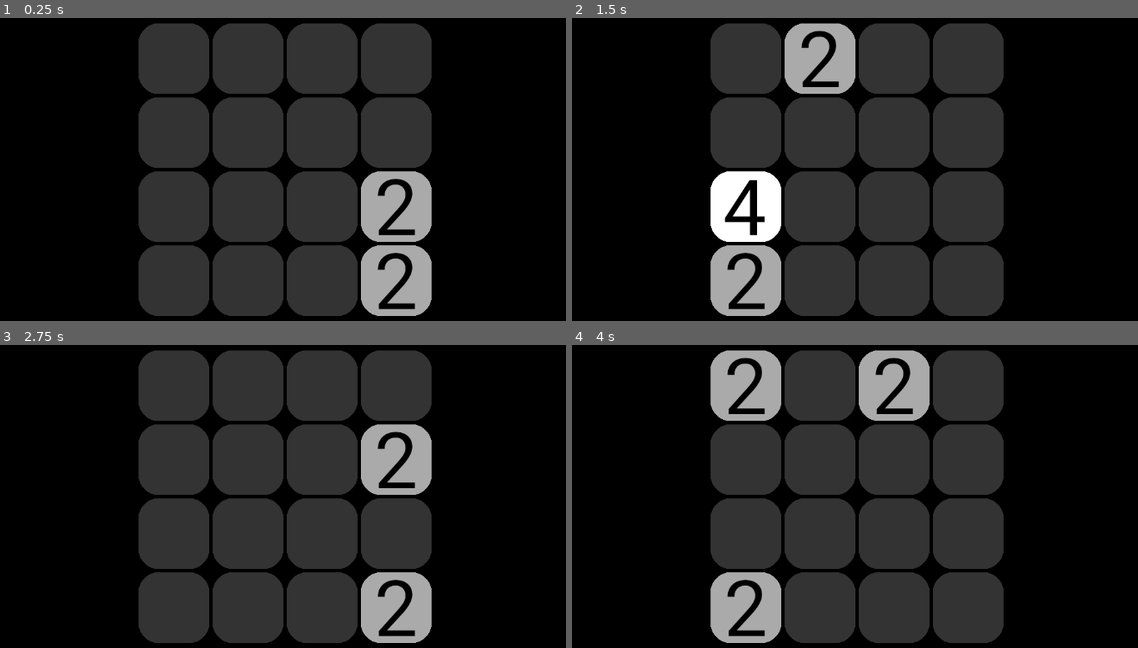
Above: before the commit, frames 1-4 (two rows, left to right).
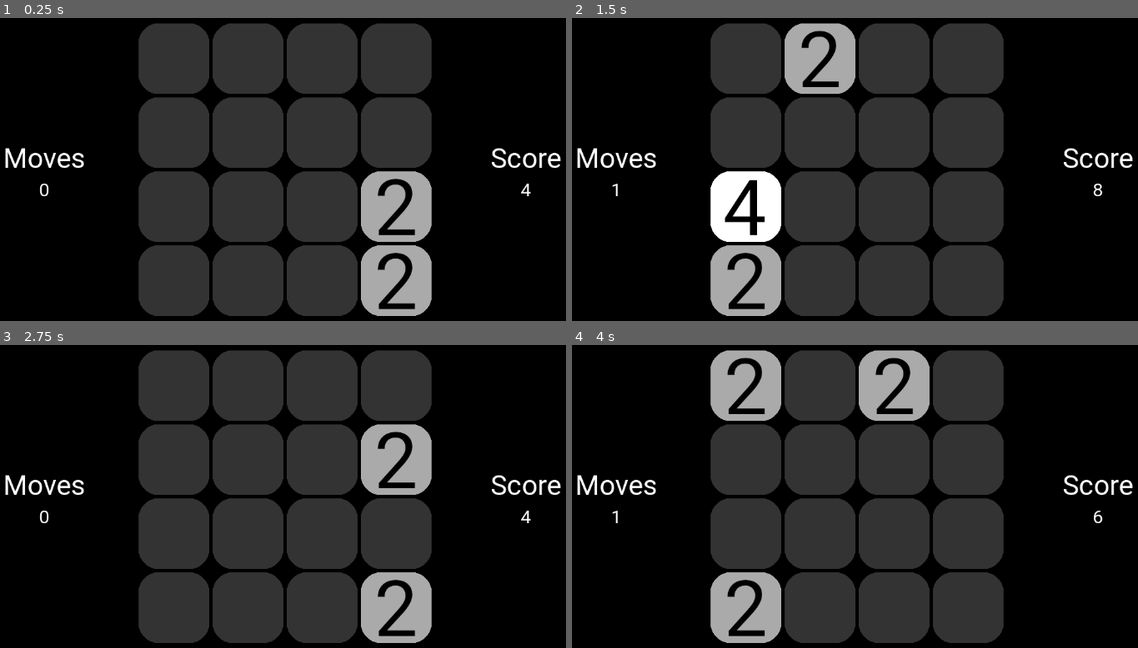
Above: after the commit, the same moments.

Repository: hjk321/Neon2048
Game: Godot game, scene res://classic.tscn
Same seed, same stepped clock (60 frames per second), same inputs: the game is played once before the commit and once after it. Before the commit the project starts from res://main.tscn.
Inputs:
- Up to frame 1 (0.25 s): no input
- Up to frame 2 (1.5 s): tap Enter at 0.5 s; hold Right (right) 0.53-1.28 s; tap Space (restart) at 1.25 s; hold Down (down) from 1.28 s (still down)
- Up to frame 3 (2.75 s): tap Space (restart) at 2 s; release Down (down) at 2.03 s; hold Right (right) from 2.03 s (still down)
- Up to frame 4 (4 s): tap Space (restart) at 2.75, 3.5 s; release Right (right) at 2.78 s; hold Up (up) 2.78-3.53 s; hold Left (left) from 3.53 s (still down)

The runs differ from the first frame. In frame 1, 0.8% of the frame differs, in the area x 0-100%, y 42-59%; in frame 2, 0.8%; in frame 3, 0.8%; in frame 4, 0.8%.

Commit message:
Moves and score

Diff:
--- a/main.tscn
+++ b/classic.tscn
@@ -1,78 +1,78 @@
 [gd_scene load_steps=4 format=3 uid="uid://bpglm2eccoxrv"]
 
-[ext_resource type="Texture2D" uid="uid://bory12xqo580j" path="res://background.png" id="1_1wwn0"]
-[ext_resource type="Script" path="res://main.gd" id="1_o7in0"]
-[ext_resource type="Theme" uid="uid://d0x4mvm3b6x8u" path="res://roboto.tres" id="3_dafqd"]
+[ext_resource type="Script" path="res://main.gd" id="1_m0c0g"]
+[ext_resource type="Texture2D" uid="uid://bory12xqo580j" path="res://background.png" id="2_ahv5t"]
+[ext_resource type="Theme" uid="uid://d0x4mvm3b6x8u" path="res://roboto.tres" id="3_byfqt"]
 
 [node name="Main" type="Node2D"]
-script = ExtResource("1_o7in0")
+script = ExtResource("1_m0c0g")
 
 [node name="Background" type="Node2D" parent="."]
 z_index = -100
 
 [node name="0_0" type="Sprite2D" parent="Background"]
 position = Vector2(384, 128)
-texture = ExtResource("1_1wwn0")
+texture = ExtResource("2_ahv5t")
 
 [node name="1_0" type="Sprite2D" parent="Background"]
 position = Vector2(512, 128)
-texture = ExtResource("1_1wwn0")
+texture = ExtResource("2_ahv5t")
 
 [node name="2_0" type="Sprite2D" parent="Background"]
 position = Vector2(640, 128)
-texture = ExtResource("1_1wwn0")
+texture = ExtResource("2_ahv5t")
 
 [node name="3_0" type="Sprite2D" parent="Background"]
 position = Vector2(768, 128)
-texture = ExtResource("1_1wwn0")
+texture = ExtResource("2_ahv5t")
 
 [node name="0_1" type="Sprite2D" parent="Background"]
 position = Vector2(384, 256)
-texture = ExtResource("1_1wwn0")
+texture = ExtResource("2_ahv5t")
 
 [node name="1_1" type="Sprite2D" parent="Background"]
 position = Vector2(512, 256)
-texture = ExtResource("1_1wwn0")
+texture = ExtResource("2_ahv5t")
 
 [node name="2_1" type="Sprite2D" parent="Background"]
 position = Vector2(640, 256)
-texture = ExtResource("1_1wwn0")
+texture = ExtResource("2_ahv5t")
 
 [node name="3_1" type="Sprite2D" parent="Background"]
 position = Vector2(768, 256)
-texture = ExtResource("1_1wwn0")
+texture = ExtResource("2_ahv5t")
 
 [node name="0_2" type="Sprite2D" parent="Background"]
 position = Vector2(384, 384)
-texture = ExtResource("1_1wwn0")
+texture = ExtResource("2_ahv5t")
 
 [node name="1_2" type="Sprite2D" parent="Background"]
 position = Vector2(512, 384)
-texture = ExtResource("1_1wwn0")
+texture = ExtResource("2_ahv5t")
 
 [node name="2_2" type="Sprite2D" parent="Background"]
 position = Vector2(640, 384)
-texture = ExtResource("1_1wwn0")
+texture = ExtResource("2_ahv5t")
 
 [node name="3_2" type="Sprite2D" parent="Background"]
 position = Vector2(768, 384)
-texture = ExtResource("1_1wwn0")
+texture = ExtResource("2_ahv5t")
 
 [node name="0_3" type="Sprite2D" parent="Background"]
 position = Vector2(384, 512)
-texture = ExtResource("1_1wwn0")
+texture = ExtResource("2_ahv5t")
 
 [node name="1_3" type="Sprite2D" parent="Background"]
 position = Vector2(512, 512)
-texture = ExtResource("1_1wwn0")
+texture = ExtResource("2_ahv5t")
 
 [node name="2_3" type="Sprite2D" parent="Background"]
 position = Vector2(640, 512)
-texture = ExtResource("1_1wwn0")
+texture = ExtResource("2_ahv5t")
 
 [node name="3_3" type="Sprite2D" parent="Background"]
 position = Vector2(768, 512)
-texture = ExtResource("1_1wwn0")
+texture = ExtResource("2_ahv5t")
 
 [node name="Tiles" type="Node2D" parent="."]
 
@@ -99,6 +99,45 @@
 offset_bottom = 632.0
 grow_horizontal = 2
 grow_vertical = 2
-theme = ExtResource("3_dafqd")
+theme = ExtResource("3_byfqt")
 bbcode_enabled = true
 text = "[center]Game Over! Press SPACE to restart[/center]"
+
+[node name="MovesLabel" type="RichTextLabel" parent="."]
+offset_top = 272.0
+offset_right = 320.0
+offset_bottom = 336.0
+theme = ExtResource("3_byfqt")
+theme_override_font_sizes/normal_font_size = 48
+bbcode_enabled = true
+text = "[center]Moves[/center]"
+
+[node name="Moves" type="RichTextLabel" parent="."]
+offset_top = 336.0
+offset_right = 320.0
+offset_bottom = 512.0
+theme = ExtResource("3_byfqt")
+bbcode_enabled = true
+text = "[center]0[/center]"
+autowrap_mode = 1
+
+[node name="ScoreLabel" type="RichTextLabel" parent="."]
+offset_left = 832.0
+offset_top = 272.0
+offset_right = 1152.0
+offset_bottom = 336.0
+theme = ExtResource("3_byfqt")
+theme_override_font_sizes/normal_font_size = 48
+bbcode_enabled = true
+text = "[center]Score[/center]"
+
+[node name="Score" type="RichTextLabel" parent="."]
+offset_left = 832.0
+offset_top = 336.0
+offset_right = 1152.0
+offset_bottom = 512.0
+theme = ExtResource("3_byfqt")
+bbcode_enabled = true
+text = "[center]0[/center]"
+fit_content = true
+autowrap_mode = 1
--- a/main.gd
+++ b/main.gd
@@ -13,6 +13,9 @@
 
 var state := STATE.WAITING_FOR_INPUT
 var grid : Array[Array] = [] # Should be Array[Array[Tile]] but is currently unsupported
+var moves := 0
+var score := 0
+var new_score := 0
 
 # Called when the node enters the scene tree for the first time.
 func _ready() -> void:
@@ -29,6 +32,8 @@
 	add_tile_at((randi_range(1,2)*2), tile2_pos)
 	if grid[tile1_pos.x][tile1_pos.y] is Tile: grid[tile1_pos.x][tile1_pos.y].state = Tile.STATE.IDLE
 	if grid[tile2_pos.x][tile2_pos.y] is Tile: grid[tile2_pos.x][tile2_pos.y].state = Tile.STATE.IDLE
+	score += new_score
+	($Score as RichTextLabel).text = "[center]" + str(score) + "[/center]"
 
 # Called every frame. 'delta' is the elapsed time since the previous frame.
 func _process(_delta: float) -> void:
@@ -56,6 +61,7 @@
 		return
 	var new_tile := Tile.new()
 	new_tile.value = value
+	new_score += value
 	new_tile.position = grid_to_position(pos)
 	if new_tile.position == INVALID_POSITION:
 		print("Can't add a tile at " + str(pos) + " because we couldn't find the position for it")
@@ -85,9 +91,15 @@
 	elif Input.is_action_just_pressed("left"): direction = Vector2i.LEFT
 	elif Input.is_action_just_pressed("right"): direction = Vector2i.RIGHT
 	if direction == Vector2i.ZERO: return
+
+	new_score = 0
 	if do_shift_grid(direction):
 		print("Shifting grid in direction " + str(direction))
 		add_random_tile()
+		moves += 1
+		($Moves as RichTextLabel).text = "[center]" + str(moves) + "[/center]"
+		score += new_score
+		($Score as RichTextLabel).text = "[center]" + str(score) + "[/center]"
 	state = STATE.ANIMATING_TILES
 
 # shifts the grid in a direction, applying tile animations as we go.
--- a/project.godot
+++ b/project.godot
@@ -11,7 +11,7 @@
 [application]
 
 config/name="Neon 2048"
-run/main_scene="res://main.tscn"
+run/main_scene="res://classic.tscn"
 config/features=PackedStringArray("4.2", "GL Compatibility")
 config/icon="res://icon.svg"
 
Not shown: 1 places in classic.tscn that only renumber resources
